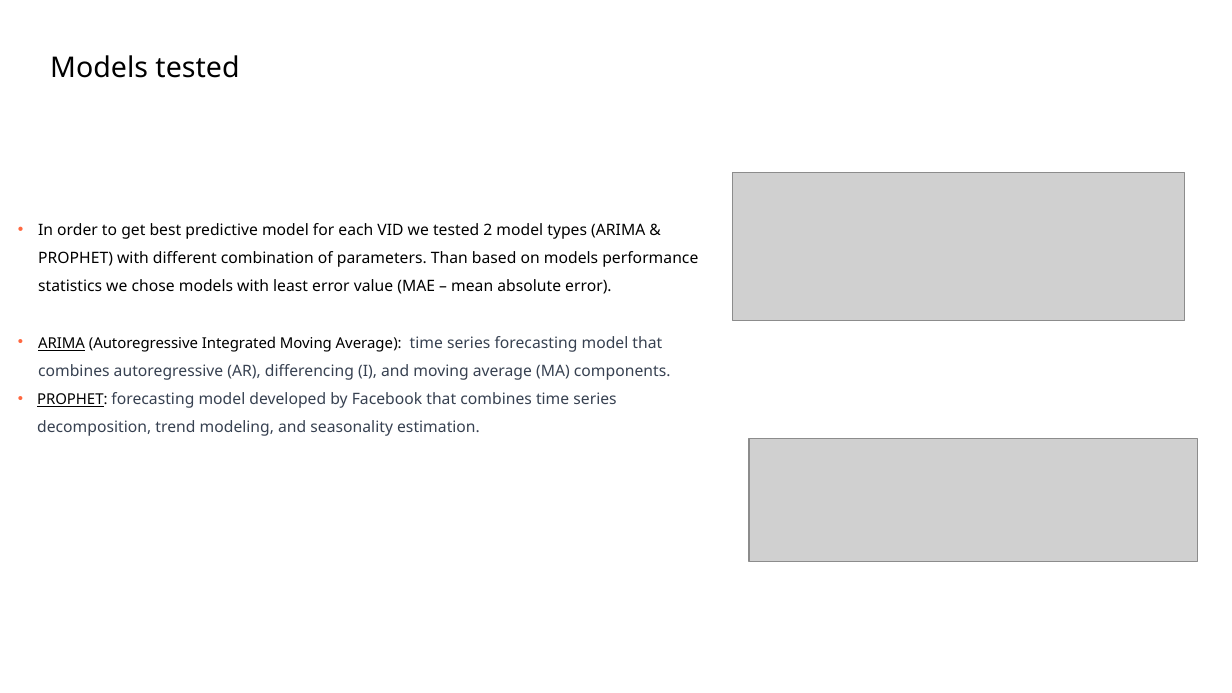
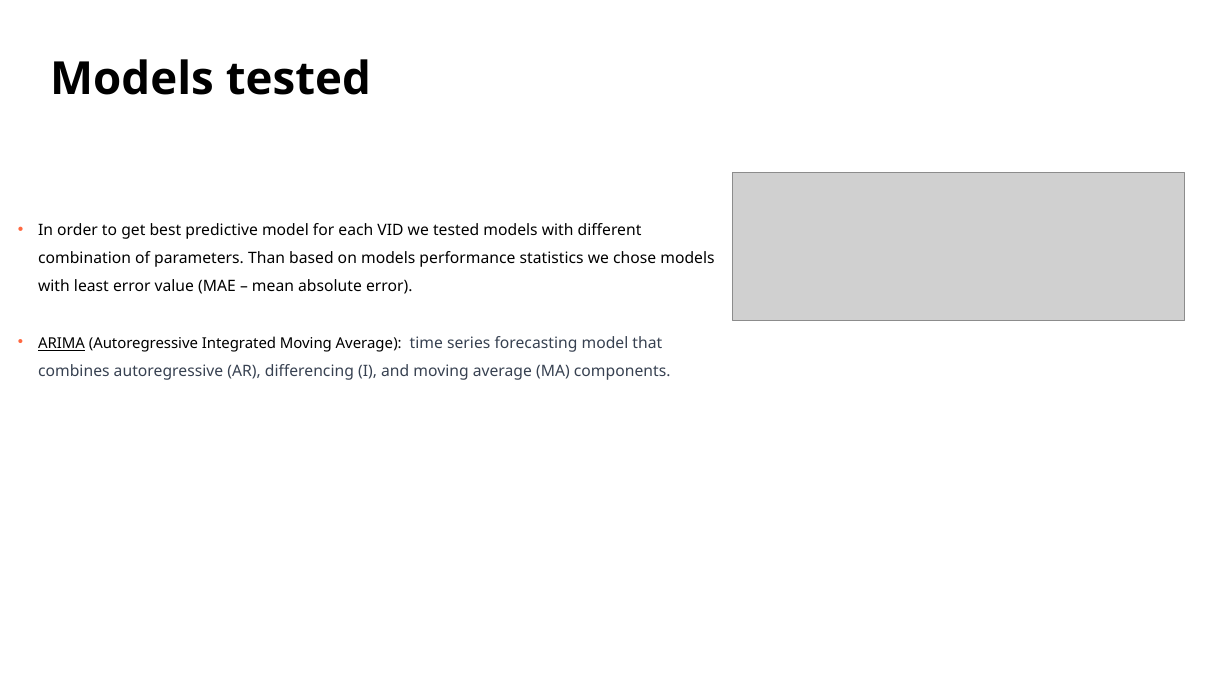
Before and after one commit to mnowicki94/udacity_clean_code_task, a slide deck: slide 31 of cdp.pptx (slide 33 before the commit). Drawn at 1232x693 pixels with LibreOffice and Linux fonts; fonts in the diff are those of the drawing; grey boxes stand for pictures; background and template pictures are left out. Boxes give left, top, right and bottom in pixels: in the first picture for what was removed or moved away, otherwise in the second. Text is boxed around its words. In the diff, an @@ line names an element or a change of style, - is before the commit and + after.

```diff
--- a/cdp.pptx
+++ b/cdp.pptx
@@ title "Models tested" at (50, 59, 371, 95): size 20 to 32 pt, bold on @@
@@ text at (38, 223, 714, 294): text changed @@
-  • In order to get best predictive model for each VID we tested 2 model types (ARIMA & PROPHET) with different combination of parameters. Than based on models performance statistics we chose models with least error value (MAE – mean absolute error).
+  • In order to get best predictive model for each VID we tested models with different combination of parameters. Than based on models performance statistics we chose models with least error value (MAE – mean absolute error).
@@ text at (37, 392, 616, 436): paragraph removed @@
-  • PROPHET: forecasting model developed by Facebook that combines time series decomposition, trend modeling, and seasonality estimation.
@@ picture removed at (748, 438, 1197, 561) @@
```
Also in this commit, not shown: 30 other slides changed, 1 slide added, 3 slides removed.
